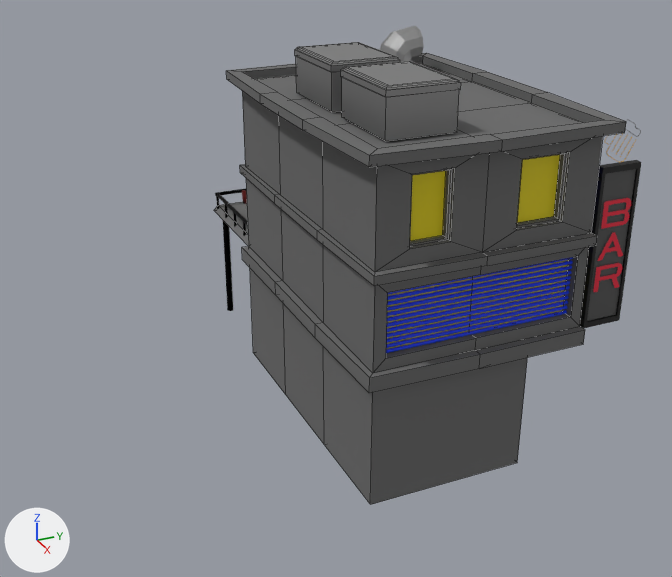
One commit to the OBJ model InfiniteRunner/Assets/Models/Buildings/BarBuilding1.obj: the scene before it, then after it.
Rendered twice from a camera (50 mm lens) standing at (-3.13, -16.51, 15.54) and looking at (-27.04, -5.75, 3.58). Lighting does not change. The marker at lower left points along +X, +Y and +Z. Mesh edges are drawn as thin lines on the coarser meshes. Where no turn or scale is listed for an object, it has been applied to the vertices.

Before the edit, the objects in view are built like this:
```python
me_firsthouse_cube_003 = bpy.data.meshes.new('FirstHouse_Cube.003')
me_firsthouse_cube_003.from_pydata(...)  # 424 vertices, 422 faces; spans x -35.2..-21.05, y -7.72..-0.21, z -0.34..9.62
# faces by material slot: [402, 14, 6]
me_firsthouse_cube_003.materials.append(mat_mainbrick)  # dark grey #6b6b6b
me_firsthouse_cube_003.materials.append(mat_windowlight)  # yellow #e7d500
me_firsthouse_cube_003.materials.append(mat_door)  # black #3c3c3c
me_sign_cube_009 = bpy.data.meshes.new('sign_Cube.009')
me_sign_cube_009.from_pydata(...)  # 48 vertices, 38 faces; spans x -21.95..-21.73, y -0.79..0.8, z 3.55..8.27
# faces by material slot: [36, 2]
me_sign_cube_009.materials.append(mat_signstrip)  # black #000000
me_sign_cube_009.materials.append(mat_signinterior)  # dark grey #4f4f4f
me_vert_004_vert_011 = bpy.data.meshes.new('Vert.004_Vert.011')
me_vert_004_vert_011.from_pydata(...)  # 288 vertices, 144 faces; spans x -21.82..-21.72, y -6.83..-1.13, z 4.14..5.89
me_vert_004_vert_011.materials.append(mat_windowbars)  # blue #0035e7
ob_firsthouse_cube_003 = bpy.data.objects.new('FirstHouse_Cube.003', me_firsthouse_cube_003)
ob_firsthouse_cube_003.location = (0.0, 0.0, 0.0)
ob_sign_cube_009 = bpy.data.objects.new('sign_Cube.009', me_sign_cube_009)
ob_sign_cube_009.location = (0.0, 0.0, 0.0)
ob_vert_004_vert_011 = bpy.data.objects.new('Vert.004_Vert.011', me_vert_004_vert_011)
ob_vert_004_vert_011.location = (0.0, 0.0, 0.0)
# also in view: 'Cube.006' at (-23.92, -5.42, 10.1); 'Cube.007' at (-27.09, -5.42, 10.1); 'barText_Text.001' at (-21.75, 0.2, 5.97); 'VentThing_Vert.006' at (-30.05, -2.24, 9.91)
```
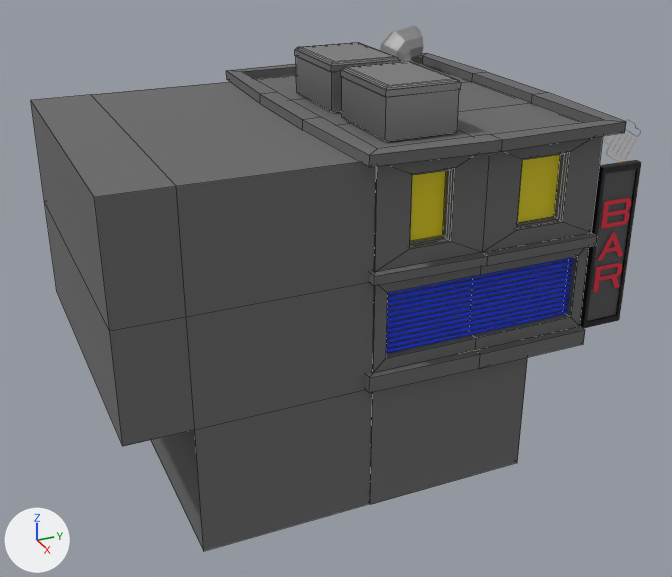
The newer file is also turned or shifted as a whole; pictures and numbers use the older file's frame.

The change, as JSON lines over the scene's bpy script:
```json
{"block": "me_firsthouse_cube_003", "where": "me_firsthouse_cube_003.from_pydata(...)  # 424 vertices, 422 faces; spans x -35.2..-21.05, y -7.72..-0.21, z -0.34..9.62"}
{"block": "me_firsthouse_cube_003", "where": "# used by ob_firsthouse_cube_003; location = (0.0, 0.0, 0.0)"}
{"block": "me_firsthouse_cube_003", "change": "me_firsthouse_cube_003 part 1: 2 faces spanning x -21.92, y -6.83..-1.1, z 4.1..5.93 switch from mat_windowlight (yellow #e7d500) to mat_mainbrick (dark grey #6b6b6b)"}
{"op": "add", "block": "me_buildingbacking_cube_024", "code": ["me_buildingbacking_cube_024 = bpy.data.meshes.new('BuildingBacking_Cube.024')", "me_buildingbacking_cube_024.from_pydata(...)  # 22 vertices, 20 faces; spans x -18.26..-8.88, y -13.59..-7.17, z -0.34..9.35", "me_buildingbacking_cube_024.materials.append(mat_mainbrick)  # dark grey #6b6b6b"]}
{"op": "add", "block": "ob_buildingbacking_cube_024", "code": ["ob_buildingbacking_cube_024 = bpy.data.objects.new('BuildingBacking_Cube.024', me_buildingbacking_cube_024)", "ob_buildingbacking_cube_024.location = (-12.74, 0.0, 0.0)"]}
```

Where the change shows, as pixel boxes [x1, y1, x2, y2] in the pictures (672 x 577 px):
```json
{"object": "BuildingBacking_Cube.024", "change": "added", "after": [31, 82, 376, 551]}
{"part": 1, "of": "me_firsthouse_cube_003", "change": "recoloured", "before": [386, 260, 569, 349], "after": [386, 260, 569, 349]}
```
